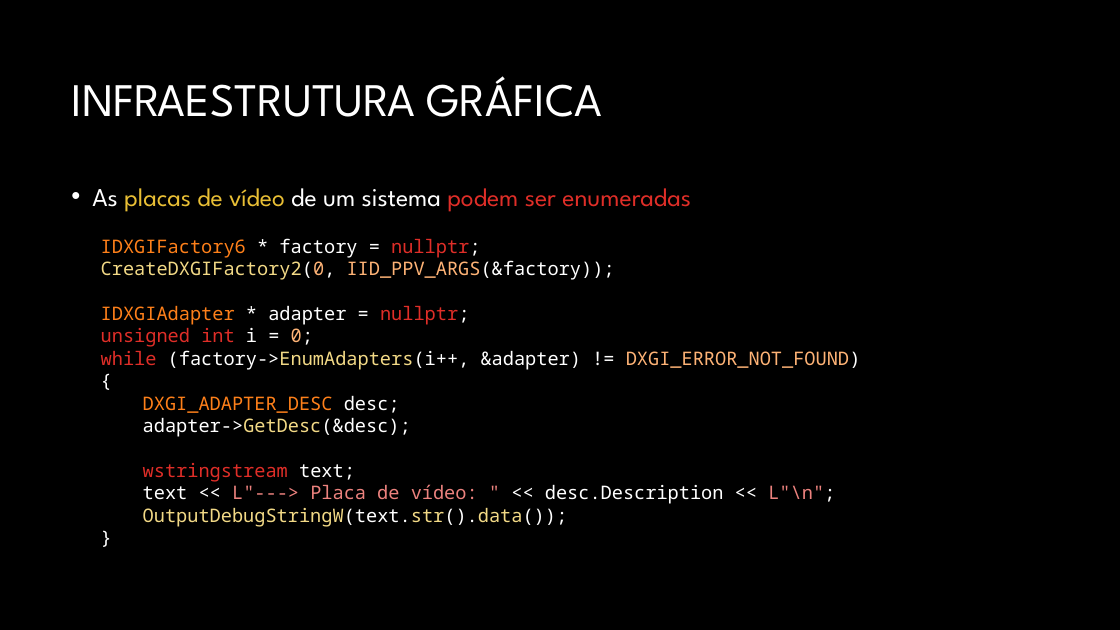
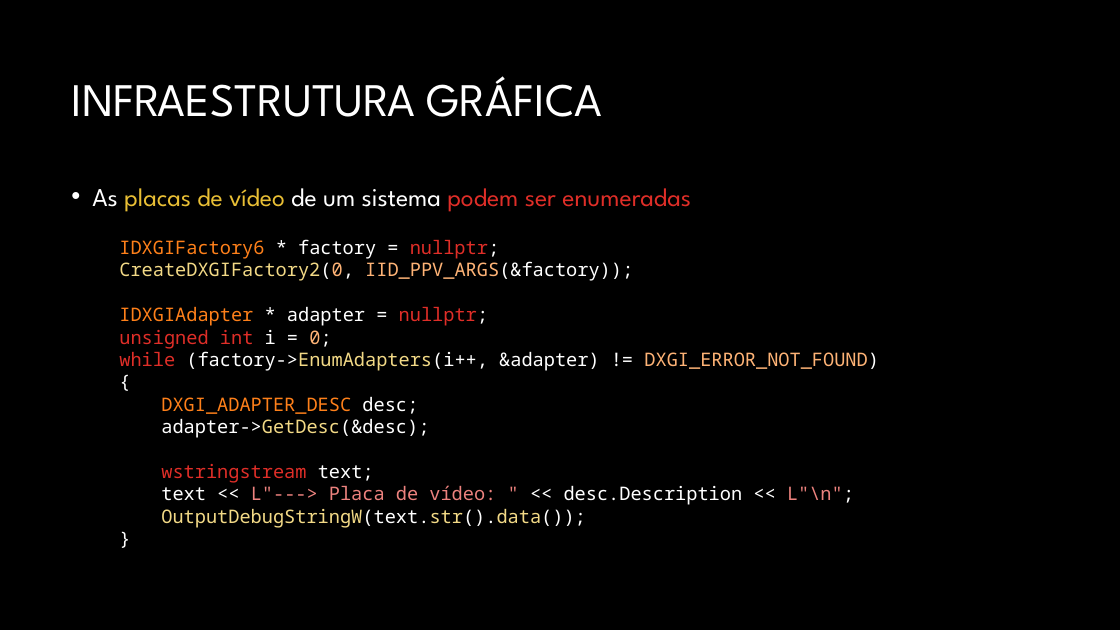
Before and after one commit to JudsonSS/CG, a slide deck: slide 14 of Slides/05. Infraestrutura do DirectX.pptx. Drawn at 1120x630 pixels with LibreOffice and Linux fonts; fonts in the diff are those of the drawing; background and template pictures are left out. Boxes give left, top, right and bottom in pixels: in the first picture for what was removed or moved away, otherwise in the second. Text is boxed around its words. In the diff, an @@ line names an element or a change of style, - is before the commit and + after.

```diff
--- a/Slides/05. Infraestrutura do DirectX.pptx
+++ b/Slides/05. Infraestrutura do DirectX.pptx
@@ text "IDXGIFactory6 * factory = nullptr;": place and size @@
-text "IDXGIFactory6 * factory = nullptr;" at <box>101,238,861,527</box>
+text "IDXGIFactory6 * factory = nullptr;" at <box>119,239,879,528</box>
```
Also in this commit, not shown: 6 other slides changed, 1 slide added.
